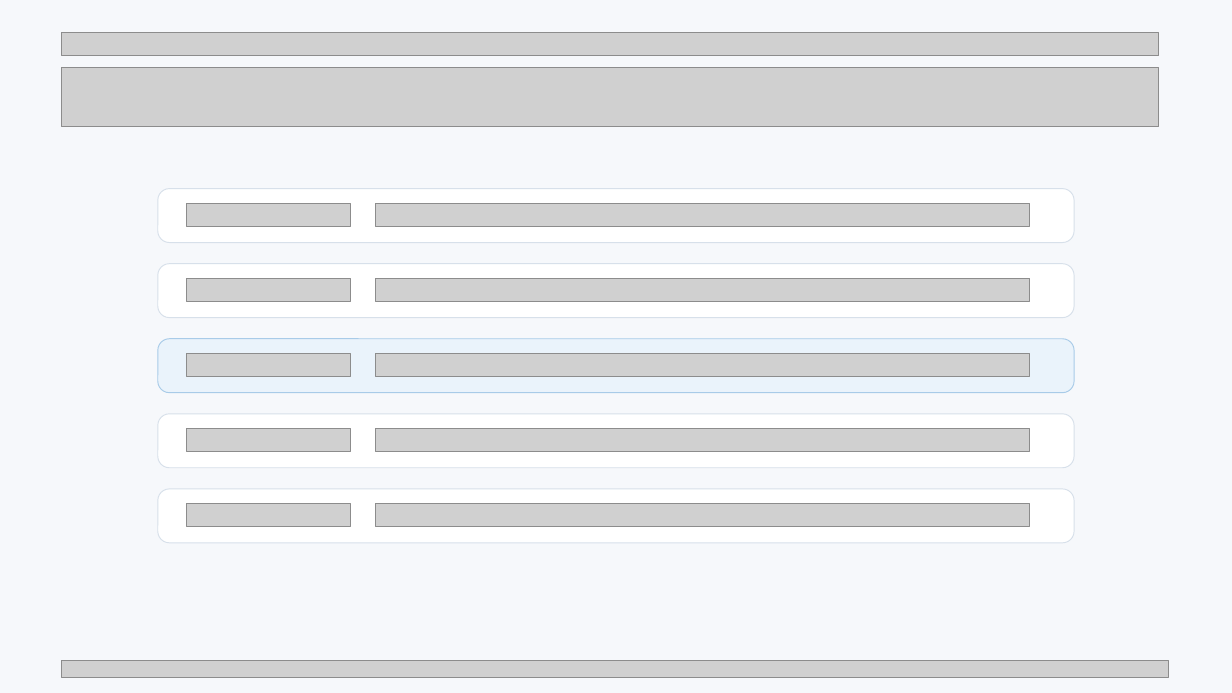
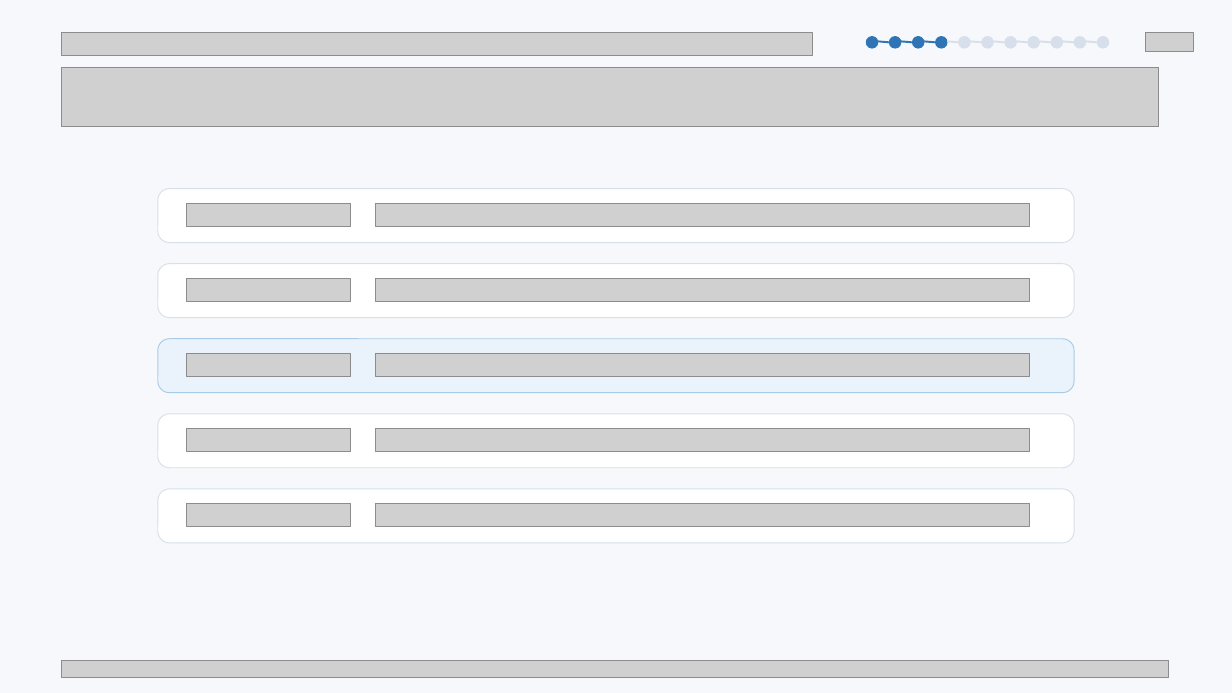
Before and after one commit to why-username/bigdata-agent, a slide deck: slide 5 of output/vehicle-defect-agent.pptx. Drawn at 1232x693 pixels with LibreOffice and Linux fonts; fonts in the diff are those of the drawing; grey boxes stand for pictures. Boxes give left, top, right and bottom in pixels: in the first picture for what was removed or moved away, otherwise in the second. Text is boxed around its words. In the diff, an @@ line names an element or a change of style, - is before the commit and + after.

```diff
--- a/output/vehicle-defect-agent.pptx
+++ b/output/vehicle-defect-agent.pptx
@@ picture: place and size @@
-picture at bbox=[62, 32, 1160, 55]
+picture at bbox=[62, 32, 812, 55]
@@ ellipse added at bbox=[867, 37, 878, 48], fill #2F75B5, outline #2F75B5 0.75 pt @@
@@ line added from (878, 42) to (889, 43), #2F75B5 1.5 pt @@
@@ ellipse added at bbox=[889, 37, 900, 48], fill #2F75B5, outline #2F75B5 0.75 pt @@
@@ line added from (901, 42) to (913, 43), #2F75B5 1.5 pt @@
@@ ellipse added at bbox=[913, 37, 924, 48], fill #2F75B5, outline #2F75B5 0.75 pt @@
@@ line added from (924, 42) to (935, 43), #2F75B5 1.5 pt @@
@@ ellipse added at bbox=[935, 37, 946, 48], fill #2F75B5, outline #2F75B5 0.75 pt @@
@@ line added from (947, 42) to (959, 43), #D7E0EA 1.5 pt @@
@@ ellipse added at bbox=[959, 37, 970, 48], fill #D7E0EA, outline #D7E0EA 0.75 pt @@
@@ line added from (970, 42) to (982, 43), #D7E0EA 1.5 pt @@
@@ ellipse added at bbox=[982, 37, 993, 48], fill #D7E0EA, outline #D7E0EA 0.75 pt @@
@@ line added from (994, 42) to (1006, 43), #D7E0EA 1.5 pt @@
@@ ellipse added at bbox=[1006, 37, 1017, 48], fill #D7E0EA, outline #D7E0EA 0.75 pt @@
@@ line added from (1017, 42) to (1028, 43), #D7E0EA 1.5 pt @@
@@ ellipse added at bbox=[1028, 37, 1039, 48], fill #D7E0EA, outline #D7E0EA 0.75 pt @@
@@ line added from (1040, 42) to (1052, 43), #D7E0EA 1.5 pt @@
@@ ellipse added at bbox=[1052, 37, 1063, 48], fill #D7E0EA, outline #D7E0EA 0.75 pt @@
@@ line added from (1063, 42) to (1074, 43), #D7E0EA 1.5 pt @@
@@ ellipse added at bbox=[1074, 37, 1085, 48], fill #D7E0EA, outline #D7E0EA 0.75 pt @@
@@ line added from (1086, 42) to (1098, 43), #D7E0EA 1.5 pt @@
@@ ellipse added at bbox=[1098, 37, 1109, 48], fill #D7E0EA, outline #D7E0EA 0.75 pt @@
@@ picture added at bbox=[1146, 32, 1194, 52] @@
```
Also in this commit, not shown: 10 other slides changed, 1 slide added, 1 slide removed, 1 other file.
